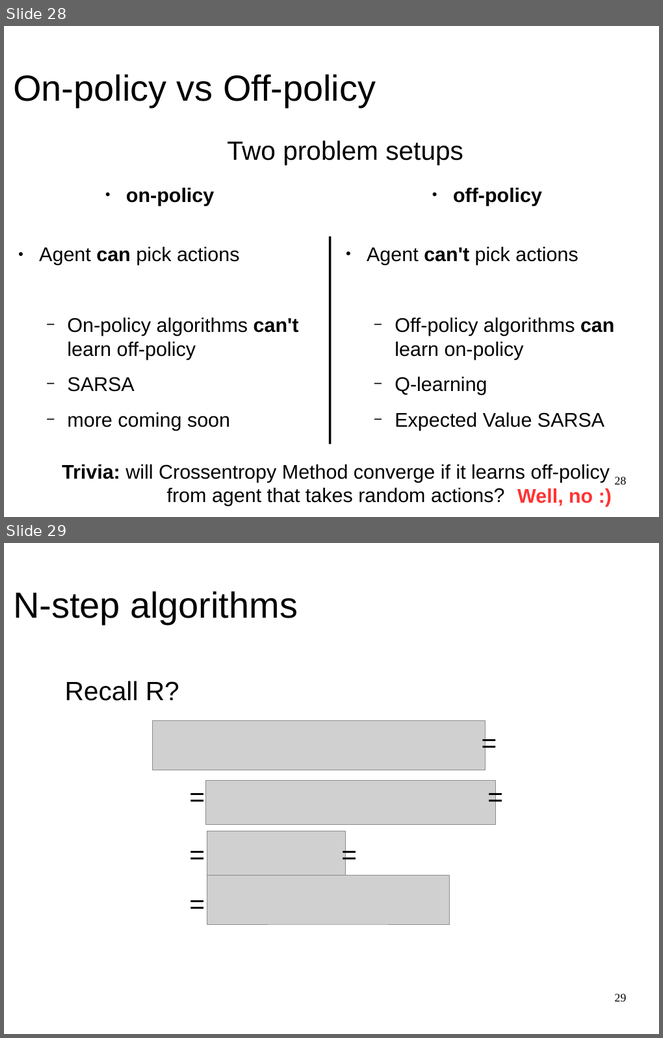
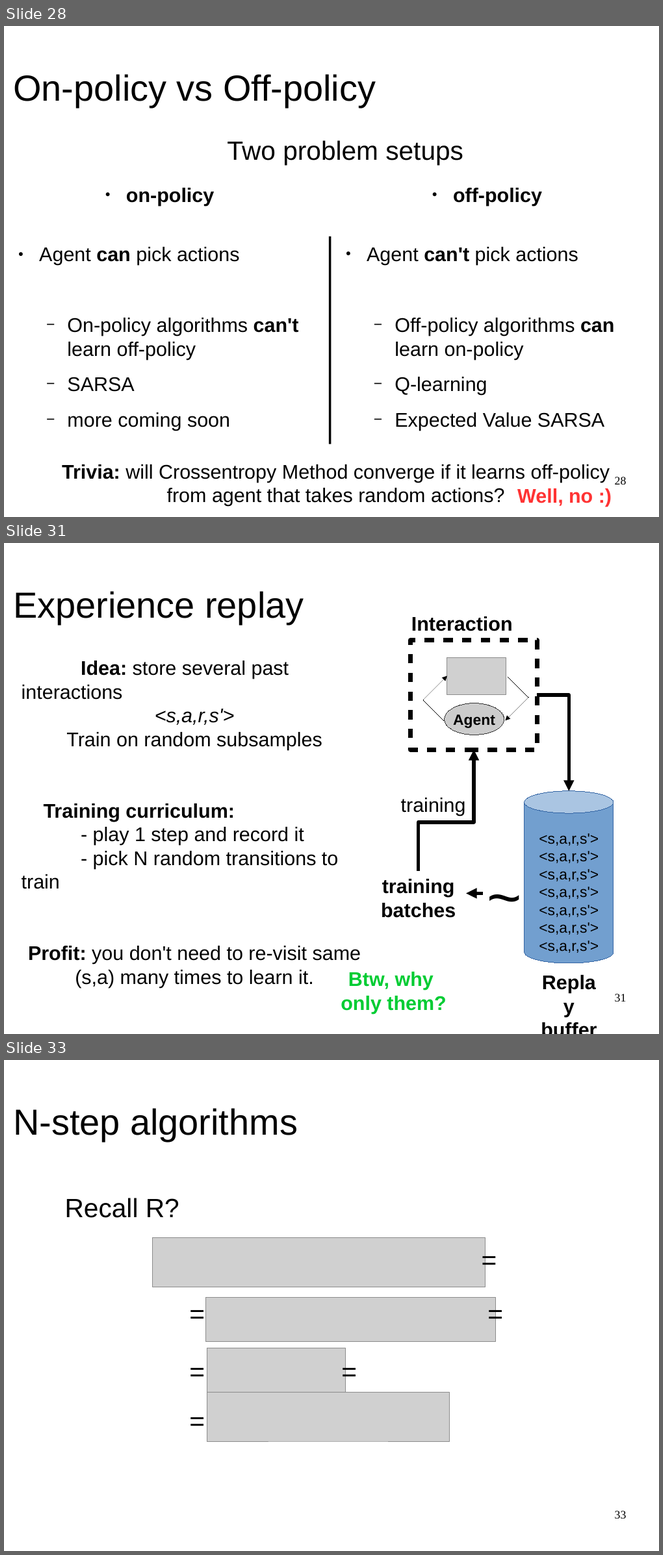
Before and after one commit to justheuristic/picsart_rl, a slide deck: day1/lecture_part2.odp. Shown one above the other, each under a label of ours: slides 28 and 29 before the commit, slides 28, 31 and 33 after it; the slides between them are not shown. The pictures are 663x1038 and 663x1555 pixels, drawn with LibreOffice and Linux fonts; fonts in the diff are those of the drawing; grey boxes stand for pictures. Boxes give left, top, right and bottom in pixels: in the first picture for what was removed or moved away, otherwise in the second. Text is boxed around its words. In the diff, an @@ line names an element or a change of style, - is before the commit and + after.

Commit message:
update lecture

```diff
--- a/day1/lecture_part2.odp
+++ b/day1/lecture_part2.odp
@@ slide 31 added at (4,543,659,1034), background #FFFFFF @@
@@ title added at (13,591,304,624), 44 pt, text #000000 @@
+Experience replay
@@ text added at (412,616,513,631), 24 pt, text #000000, bold @@
+Interaction
@@ rectangle added at (411,641,537,750), fill #FFFFFF, outline #000000 5.75 pt @@
@@ picture added at (447,658,506,694) @@
@@ text added at (22,661,362,988), 24 pt, text #000000 @@
+Idea: store several past interactions
+<s,a,r,s'>
+Train on random subsamples
+Training curriculum:
+- play 1 step and record it
+- pick N random transitions to train
+Profit: you don't need to re-visit same (s,a) many times to learn it.
+Only works with
+off-policy algorithms!
@@ arrow added from (424, 700) to (447, 676), #000000 0 pt @@
@@ line added from (508, 677) to (529, 698), #000000 0 pt @@
@@ arrow added from (529, 698) to (506, 720), #000000 0 pt @@
@@ elbow arrow added from (537, 695) to (570, 791), #000000 4.31 pt @@
@@ line added from (445, 720) to (424, 700), #000000 0 pt @@
@@ ellipse added at (445,704,504,735), fill #CCCCCC, outline #333333 0 pt, 18 pt, text #000000, bold @@
+Agent
@@ elbow arrow added from (419, 871) to (475, 750), #000000 4.31 pt @@
@@ cylinder added at (525,791,614,964), fill #729FCF, outline #3465A4 0 pt, 18 pt, text #000000 @@
+<s,a,r,s'>
+<s,a,r,s'>
+<s,a,r,s'>
+<s,a,r,s'>
+<s,a,r,s'>
+<s,a,r,s'>
+<s,a,r,s'>
@@ text added at (401,798,466,816), 24 pt, text #000000 @@
+training
@@ text added at (482,856,529,929), 72 pt, text #000000 @@
+~
@@ text added at (381,879,456,918), 24 pt, text #000000, bold @@
+training
+batches
@@ arrow added from (483, 894) to (467, 894), #000000 4.31 pt @@
@@ text added at (530,967,607,1034), 24 pt, text #000000, bold @@
+Replay
+buffer
@@ text added at (341,972,446,1014), 24 pt, text #00CC33, bold @@
+Btw, why
+only them?
@@ page number added at (615,994,627,1002), 14 pt, text #000000 @@
+31
@@ what was slide 29 is now slide 33 @@
@@ page number at (615,1511,627,1519): text changed @@
-29
+33
```
Also in this commit, not shown: 3 other slides added, 1 other file.
